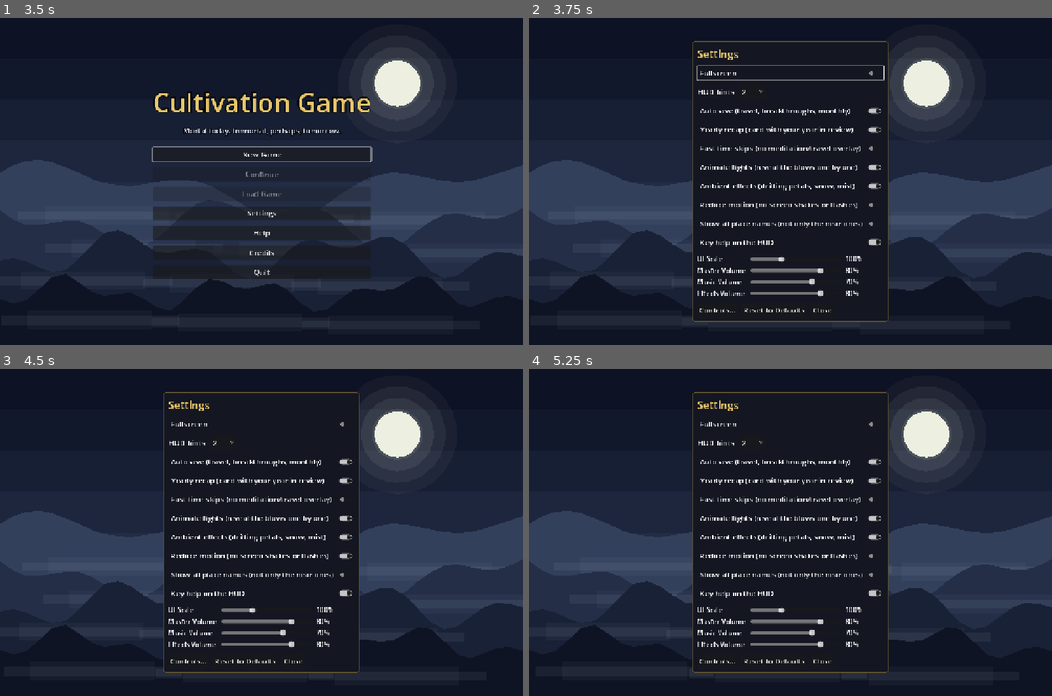
Above: before the commit, frames 1-4 (two rows, left to right).
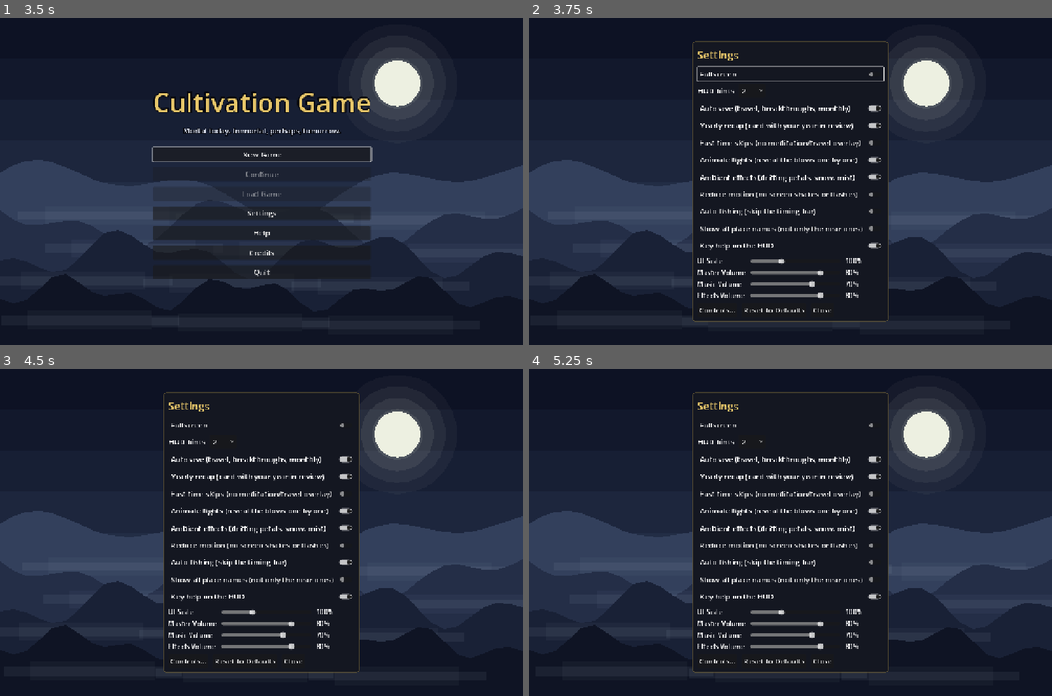
Above: after the commit, the same moments.

Repository: samridghimire/cultivation-game
Game: Godot game, scene res://src/ui/main_menu.tscn
The game is run twice, just before and just after one commit, with the same random seed, the same clock (stepped at 60 frames per second) and the same inputs.
Inputs (mouse positions are in pixels of both pictures, inside the frame that each line leads up to):
- Up to frame 1 (3.5 s): click "New Game" at 0.5 s; click "Back" at 1.25 s; click "New Game" at 2 s; click "Back" at 2.75 s
- Up to frame 2 (3.75 s): click "Settings" at 3.5 s
- Up to frame 3 (4.5 s): click (261, 561) at 4.25 s, where only the run after the commit has a clickable "Auto fishing (skip the timing…"
- Up to frame 4 (5.25 s): click (790, 561) at 5 s, where only the run after the commit has a clickable "Auto fishing (skip the timing…"

Frame 1 is identical in both runs. In frame 2, 4.9% of the frame differs, in the area x 31-69%, y 7-93%; in frame 3, 4.5%; in frame 4, 4.5%.

Commit message:
[WU-412] A bite to strike
Fishing is a timing bar (CastBar modal); quality goes to GameState.fish. Settings: auto_cast skips it, reduce_motion halves marker speed.

Follow-ups: a rendered shot of the bar was not taken (headless cloud run).

Co-Authored-By: Claude Sonnet 5.5 <noreply@anthropic.com>
Claude-Session: https://claude.ai/code/session_01L4vu8yS1kD1BmrFjvCEBPe

Diff:
--- a/src/autoload/event_bus.gd
+++ b/src/autoload/event_bus.gd
@@ -63,6 +63,8 @@
 signal dialogue_requested(npc_id: String)
 ## The player wants to settle the quarrel `npc_id` is part of (WU-410); the HUD opens the QuarrelWindow.
 signal quarrel_requested(npc_id: String)
+## A pond asks for the fishing timing bar (WU-412); the HUD opens the CastBar.
+signal cast_requested(table: Array, days: int, place_name: String)
 ## The conversation ended (after its effects and time were applied).
 signal dialogue_ended(npc_id: String)
 
--- a/src/autoload/settings.gd
+++ b/src/autoload/settings.gd
@@ -31,6 +31,8 @@
 	"ambient_effects": true,
 	# No screen shakes, flashes or vignettes; fades snap instead of easing (WU-397).
 	"reduce_motion": false,
+	# Skip the fishing timing bar: every cast is an ordinary one (WU-412).
+	"auto_cast": false,
 	# Every place name at full strength instead of fading with distance (GFX-025).
 	"show_all_labels": false,
 	# Banner card with the year's review on each new year (WU-031).
@@ -77,7 +79,7 @@
 			return clampf(float(value), UI_SCALE_RANGE.x, UI_SCALE_RANGE.y)
 		"hud_hints":
 			return clampi(int(value), 0, 3) if value is int or value is float else DEFAULTS["hud_hints"]
-		"autosave", "yearly_recap", "animate_fights", "ambient_effects", "key_help", "reduce_motion", "show_all_labels":
+		"autosave", "yearly_recap", "animate_fights", "ambient_effects", "key_help", "reduce_motion", "show_all_labels", "auto_cast":
 			return value if value is bool else DEFAULTS[key]
 		"fast_time_skips":
 			return (value is bool and value) or str(value).to_lower() == "true"
--- /dev/null
+++ b/src/ui/cast_bar.gd
@@ -0,0 +1,159 @@
+class_name CastBar
+extends PanelContainer
+## Fishing timing bar (WU-412): a marker sweeps a bar with a bright zone (its width from the fishing skill);
+## Act in the zone is a clean strike (quality 1.0), near it a fair cast (0.5), else a miss (0.0).
+## After SWEEPS passes the fish is lost. The quality goes to GameState.fish.
+
+signal closed
+
+const SWEEPS := 3
+const SWEEP_SECONDS := 1.4
+const BAR_SIZE := Vector2(560, 36)
+const NEAR_COLOR := Color("5b7a52")
+
+var table: Array = []
+var days := 1
+var place_name := ""
+var zone_center := 0.5
+var zone_width := 0.25
+var marker := 0.0
+var sweeps_done := 0
+var _dir := 1.0
+var _finished := false
+var _title: Label
+var _bar: Control
+var _hint: Label
+var _strike: Button
+
+
+func _init() -> void:
+	add_theme_stylebox_override("panel", UIStyle.panel_style())
+	custom_minimum_size = Vector2(620, 0)
+	visible = false
+	set_process(false)
+	var box := VBoxContainer.new()
+	box.add_theme_constant_override("separation", 12)
+	add_child(box)
+	_title = UIStyle.label("The float twitches...", 22, UIStyle.ACCENT)
+	box.add_child(_title)
+	_bar = Control.new()
+	_bar.custom_minimum_size = BAR_SIZE
+	_bar.draw.connect(_draw_bar)
+	box.add_child(_bar)
+	_hint = UIStyle.label("", 16, UIStyle.HINT)
+	_hint.autowrap_mode = TextServer.AUTOWRAP_WORD_SMART
+	box.add_child(_hint)
+	_strike = UIStyle.button("Strike!", strike)
+	box.add_child(_strike)
+
+
+## 1.0 inside the zone, 0.5 within one zone-width of it, else 0.0.
+static func quality_for(marker_pos: float, center: float, width: float) -> float:
+	var dist := absf(marker_pos - center)
+	if dist <= width / 2.0:
+		return 1.0
+	if dist <= width / 2.0 + width:
+		return 0.5
+	return 0.0
+
+
+## Zone center for a cast: 0.2..0.8 from `rng`.
+static func zone_center_from(rng: RandomNumberGenerator) -> float:
+	return rng.randf_range(0.2, 0.8)
+
+
+## Outcome line posted to the message log.
+static func outcome_text(quality: float, lost: bool) -> String:
+	if quality >= 1.0:
+		return "A clean strike!"
+	if quality >= 0.5:
+		return "A fair cast."
+	return "You strike too late." if not lost else "The fish slips away before you strike."
+
+
+func open_for(catch_table: Array, trip_days: int, place: String, rng: RandomNumberGenerator = null) -> void:
+	table = catch_table
+	days = trip_days
+	place_name = place
+	zone_center = zone_center_from(rng if rng != null else GameState.rng)
+	zone_width = Fishing.zone_width(GameState.player.fishing_xp)
+	marker = 0.0
+	_dir = 1.0
+	sweeps_done = 0
+	_finished = false
+	_hint.text = "Press %s or the button when the marker is in the bright zone. Esc: let it go." % InputConfig.current_label("interact")
+	visible = true
+	set_process(true)
+	_bar.queue_redraw()
+	_strike.grab_focus.call_deferred()
+
+
+func close() -> void:
+	if not visible:
+		return
+	visible = false
+	set_process(false)
+	closed.emit()
+
+
+func _process(delta: float) -> void:
+	advance(delta)
+
+
+## Moves the marker; true while the cast is still live.
+func advance(delta: float) -> bool:
+	if _finished:
+		return false
+	var seconds := SWEEP_SECONDS * (2.0 if Settings.get_value("reduce_motion") else 1.0)
+	marker += _dir * delta / seconds
+	if marker >= 1.0 or marker <= 0.0:
+		marker = clampf(marker, 0.0, 1.0)
+		_dir = -_dir
+		sweeps_done += 1
+		if sweeps_done >= SWEEPS:
+			_finish(0.0, true)
+			return false
+	_bar.queue_redraw()
+	return true
+
+
+## The player pressed Act: judge the marker.
+func strike() -> void:
+	if _finished or not visible:
+		return
+	_finish(quality_for(marker, zone_center, zone_width), false)
+
+
+func _unhandled_input(event: InputEvent) -> void:
+	if not visible:
+		return
+	if event.is_action_pressed("ui_cancel"):
+		get_viewport().set_input_as_handled()
+		_finish(0.0, true)
+	elif event.is_action_pressed("interact"):
+		get_viewport().set_input_as_handled()
+		strike()
+
+
+func _finish(quality: float, lost: bool) -> void:
+	if _finished:
+		return
+	_finished = true
+	EventBus.post(outcome_text(quality, lost))
+	var t := table
+	var d := days
+	var p := place_name
+	close()
+	GameState.fish(t, d, p, quality)
+
+
+func _draw_bar() -> void:
+	var w := BAR_SIZE.x
+	var h := BAR_SIZE.y
+	_bar.draw_rect(Rect2(0, 0, w, h), Color(0.08, 0.1, 0.14))
+	var near := Rect2((zone_center - zone_width * 1.5) * w, 0, zone_width * 3.0 * w, h).intersection(Rect2(0, 0, w, h))
+	_bar.draw_rect(near, NEAR_COLOR)
+	var zone := Rect2((zone_center - zone_width / 2.0) * w, 0, zone_width * w, h).intersection(Rect2(0, 0, w, h))
+	_bar.draw_rect(zone, Color("e8c85a"))
+	_bar.draw_rect(Rect2(0, 0, w, h), UIStyle.HINT, false, 2.0)
+	_bar.draw_rect(Rect2(marker * w - 3, -4, 6, h + 8), Color.WHITE)
--- a/src/ui/hud.gd
+++ b/src/ui/hud.gd
@@ -86,6 +86,7 @@
 var _last_source: Node
 var _encounter: EncounterWindow
 var _quarrel: QuarrelWindow
+var _cast_bar: CastBar
 var _arrival_waiting: String = ""  # arrival card held back while a road encounter window is open (WU-080)
 var _pause_menu: PauseMenu
 var _settings: SettingsScreen
@@ -186,6 +187,9 @@
 	_quarrel = QuarrelWindow.new()
 	_quarrel.closed.connect(_update_modal)
 	add_child(UIStyle.centered(_quarrel))
+	_cast_bar = CastBar.new()
+	_cast_bar.closed.connect(_update_modal)
+	add_child(UIStyle.centered(_cast_bar))
 	_pause_menu = PauseMenu.new()
 	_pause_menu.closed.connect(_update_modal)
 	add_child(UIStyle.centered(_pause_menu))
@@ -263,6 +267,7 @@
 	EventBus.encounter_choice_requested.connect(_on_encounter_choice_requested)
 	EventBus.encounter_choice_resolved.connect(_encounter.close)
 	EventBus.quarrel_requested.connect(_on_quarrel_requested)
+	EventBus.cast_requested.connect(_on_cast_requested)
 	EventBus.threat_sensed.connect(_on_threat_sensed)
 	EventBus.time_skipped.connect(_on_time_skipped)
 	EventBus.year_reviewed.connect(_on_year_reviewed)
@@ -294,7 +299,7 @@
 
 
 func _unhandled_input(event: InputEvent) -> void:
-	if _choice_menu.visible or _dialogue.visible or _encounter.visible or _quarrel.visible or _combat_report.visible or _tribulation.vis …(158 unchanged characters)…
+	if _choice_menu.visible or _dialogue.visible or _encounter.visible or _quarrel.visible or _cast_bar.visible or _combat_report.visible or _tribulation.vis …(158 unchanged characters)…
 		return
 	if event.is_action_pressed("pause_menu"):
 		# Consumed here so the world's own Esc handling never runs mid-session.
@@ -1018,7 +1023,7 @@
 
 
 func _on_menu_requested(source: Node) -> void:
-	if _any_screen_open() or _dialogue.visible or _encounter.visible or _quarrel.visible or _combat_report.visible or _tribulation.vis …(158 unchanged characters)…
+	if _any_screen_open() or _dialogue.visible or _encounter.visible or _quarrel.visible or _cast_bar.visible or _combat_report.visible or _tribulation.vis …(158 unchanged characters)…
 		return
 	_last_source = source
 	_choice_menu.open_for(source)
@@ -1048,6 +1053,7 @@
 	_dialogue.close()
 	_encounter.close()
 	_quarrel.close()
+	_cast_bar.close()
 	_pause_menu.close()
 	_settings.close()
 	_help.close()
@@ -1119,6 +1125,13 @@
 func _on_quarrel_requested(npc_id: String) -> void:
 	_choice_menu.close()
 	_quarrel.open_for(npc_id)
+	_update_modal()
+
+
+## A pond's Fish option opens the timing bar (WU-412).
+func _on_cast_requested(table: Array, days: int, place_name: String) -> void:
+	_choice_menu.close()
+	_cast_bar.open_for(table, days, place_name)
 	_update_modal()
 
 
@@ -1377,7 +1390,7 @@
 func _on_time_skipped(days: int, summary: Dictionary) -> void:
 	if not TimeSkip.should_show(days, Settings.get_value("fast_time_skips")):
 		return
-	if _combat_report.visible or _encounter.visible or _quarrel.visible or _dialogue.visible or _respawn.visible or _death_screen.visible:
+	if _combat_report.visible or _encounter.visible or _quarrel.visible or _cast_bar.visible or _dialogue.visible or _respawn.visible or _death_screen.visible:
 		return
 	_show_time_skip(summary)
 
@@ -1615,7 +1628,7 @@
 
 
 func _update_modal() -> void:
-	var blocking := _choice_menu.visible or _dialogue.visible or _encounter.visible or _quarrel.visible or _any_screen_open() or _combat_report.visi …(180 unchanged characters)…
+	var blocking := _choice_menu.visible or _dialogue.visible or _encounter.visible or _quarrel.visible or _cast_bar.visible or _any_screen_open() or _combat_report.visi …(180 unchanged characters)…
 	# The status panel, hints and log hide behind modals; a time-skip overlay alone keeps them.
 	_status_panel.visible = not blocking
 	_log_panel.visible = not blocking
--- a/src/ui/settings_screen.gd
+++ b/src/ui/settings_screen.gd
@@ -23,6 +23,7 @@
 var _animate_fights: CheckButton
 var _ambient: CheckButton
 var _reduce_motion: CheckButton
+var _auto_cast: CheckButton
 var _show_all_labels: CheckButton
 var _key_help: CheckButton
 var _sliders: Dictionary = {}  # setting key -> HSlider
@@ -45,7 +46,7 @@
 	add_child(outer)
 	outer.add_child(UIStyle.label("Settings", 26, UIStyle.ACCENT))
 	_general = VBoxContainer.new()
-	_general.add_theme_constant_override("separation", 12)
+	_general.add_theme_constant_override("separation", 8)
 	outer.add_child(_general)
 	var box := _general
 	_build_controls(outer)
@@ -96,6 +97,11 @@
 	_reduce_motion.add_theme_font_size_override("font_size", 18)
 	_reduce_motion.toggled.connect(func(on: bool): Settings.set_value("reduce_motion", on))
 	box.add_child(_reduce_motion)
+	_auto_cast = CheckButton.new()
+	_auto_cast.text = "Auto fishing (skip the timing bar)"
+	_auto_cast.add_theme_font_size_override("font_size", 18)
+	_auto_cast.toggled.connect(func(on: bool): Settings.set_value("auto_cast", on))
+	box.add_child(_auto_cast)
 	_show_all_labels = CheckButton.new()
 	_show_all_labels.text = "Show all place names (not only the near ones)"
 	_show_all_labels.add_theme_font_size_override("font_size", 18)
@@ -309,6 +315,7 @@
 	_animate_fights.set_pressed_no_signal(Settings.get_value("animate_fights"))
 	_ambient.set_pressed_no_signal(Settings.get_value("ambient_effects"))
 	_reduce_motion.set_pressed_no_signal(Settings.get_value("reduce_motion"))
+	_auto_cast.set_pressed_no_signal(Settings.get_value("auto_cast"))
 	_show_all_labels.set_pressed_no_signal(Settings.get_value("show_all_labels"))
 	_key_help.set_pressed_no_signal(Settings.get_value("key_help"))
 	for key in _sliders:
--- a/src/world/interactables/fishing_spot.gd
+++ b/src/world/interactables/fishing_spot.gd
@@ -10,4 +10,12 @@
 	var kind := Weather.of(GameState.data, GameState.current_region, GameClock.total_days)
 	var note := Weather.effect_note(GameState.data, Weather.of(GameState.data, GameState.current_region, GameClock.total_days), "fish")
 	var label := "Fish (%s)" % Calendar.format_duration(gather_days)
-	return [{"label": label, "description": note, "action": GameState.fish.bind(catch_table, gather_days, display_name), "keep_open": true}]
+	return [{"label": label, "description": note, "action": _fish, "keep_open": true}]
+
+
+## Opens the timing bar, or fishes at once with an ordinary cast when "auto cast" is on.
+func _fish() -> void:
+	if Settings.get_value("auto_cast"):
+		GameState.fish(catch_table, gather_days, display_name)
+	else:
+		EventBus.cast_requested.emit(catch_table, gather_days, display_name)
--- /dev/null
+++ b/tests/unit/test_cast_bar.gd
@@ -0,0 +1,69 @@
+extends TestCase
+## WU-412: the fishing timing bar (CastBar) and the auto-cast setting.
+
+
+func test_quality_for_zone_edges() -> void:
+	assert_eq(CastBar.quality_for(0.5, 0.5, 0.2), 1.0)
+	assert_eq(CastBar.quality_for(0.6, 0.5, 0.2), 1.0, "right edge")
+	assert_eq(CastBar.quality_for(0.4, 0.5, 0.2), 1.0, "left edge")
+	assert_eq(CastBar.quality_for(0.7, 0.5, 0.2), 0.5, "near")
+	assert_eq(CastBar.quality_for(0.8, 0.5, 0.2), 0.5, "near edge")
+	assert_eq(CastBar.quality_for(0.9, 0.5, 0.2), 0.0, "far")
+	assert_eq(CastBar.quality_for(0.0, 0.5, 0.2), 0.0)
+
+
+func test_zone_center_is_seeded_in_range() -> void:
+	var a := CastBar.zone_center_from(seeded_rng(5))
+	var b := CastBar.zone_center_from(seeded_rng(5))
+	assert_eq(a, b)
+	for i in 50:
+		var c := CastBar.zone_center_from(seeded_rng(i))
+		assert_true(c >= 0.2 and c <= 0.8, "center %f" % c)
+
+
+func test_outcome_lines() -> void:
+	assert_eq(CastBar.outcome_text(1.0, false), "A clean strike!")
+	assert_eq(CastBar.outcome_text(0.5, false), "A fair cast.")
+	assert_eq(CastBar.outcome_text(0.0, false), "You strike too late.")
+
+
+func test_strike_fishes_with_the_quality() -> void:
+	var bar := CastBar.new()
+	_session()
+	bar.open_for([{"item": "", "weight": 1}], 1, "pond", seeded_rng(3))
+	bar.marker = bar.zone_center
+	var xp: int = _gs().player.fishing_xp
+	bar.strike()
+	assert_false(bar.visible)
+	assert_eq(_gs().player.fishing_xp, xp + 1, "the trip counted")
+	bar.free()
+
+
+func test_three_sweeps_is_a_miss() -> void:
+	var bar := CastBar.new()
+	_session()
+	bar.open_for([{"item": "", "weight": 1}], 1, "pond", seeded_rng(3))
+	var guard := 0
+	while bar.visible and guard < 100:
+		bar.advance(0.5)
+		guard += 1
+	assert_false(bar.visible, "timed out")
+	assert_eq(bar.sweeps_done, CastBar.SWEEPS)
+	bar.free()
+
+
+func _gs() -> Node:
+	return Engine.get_main_loop().root.get_node("GameState")
+
+
+func _session() -> void:
+	_gs().start_session(CharacterFactory.create("Angler", _gs().data, seeded_rng(1)))
+
+
+func test_auto_cast_default_off() -> void:
+	assert_eq(SettingsScript_defaults()["auto_cast"], false)
+	assert_eq(Settings.sanitize("auto_cast", "yes"), false)
+
+
+func SettingsScript_defaults() -> Dictionary:
+	return preload("res://src/autoload/settings.gd").DEFAULTS
Not shown, added: src/ui/cast_bar.gd.uid
Not shown, added: tests/unit/test_cast_bar.gd.uid
